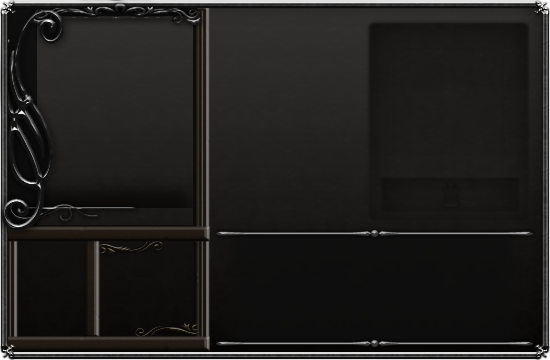
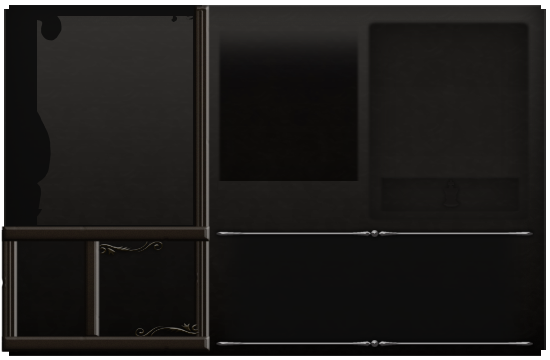
Layered file, before and after one edit (550 x 360). Changes by layer:
hid group "poking out" (1 layers) over [0, 0, 209, 239]
removed layer "Layer 8" from group "poking out" over [32, 0, 209, 16]
hid group "new_iron" (4 layers) over [0, 0, 550, 360]
moved "Layer 6" into group "motif" over [1, 8, 66, 229]
removed layer "Layer 7 copy" from group "leader and party" over [30, 0, 202, 25]
moved "header_huge" into group "motif" over [9, 201, 138, 222]
removed layer "bg_gradientleft copy 2" (was multiply, 62%) from group "leader and party" over [42, 171, 193, 208]
added layer "bg_curvedmedium" (1st of 2, in "interaction menu") (74%) in group "interaction menu" over [218, 29, 360, 181]
